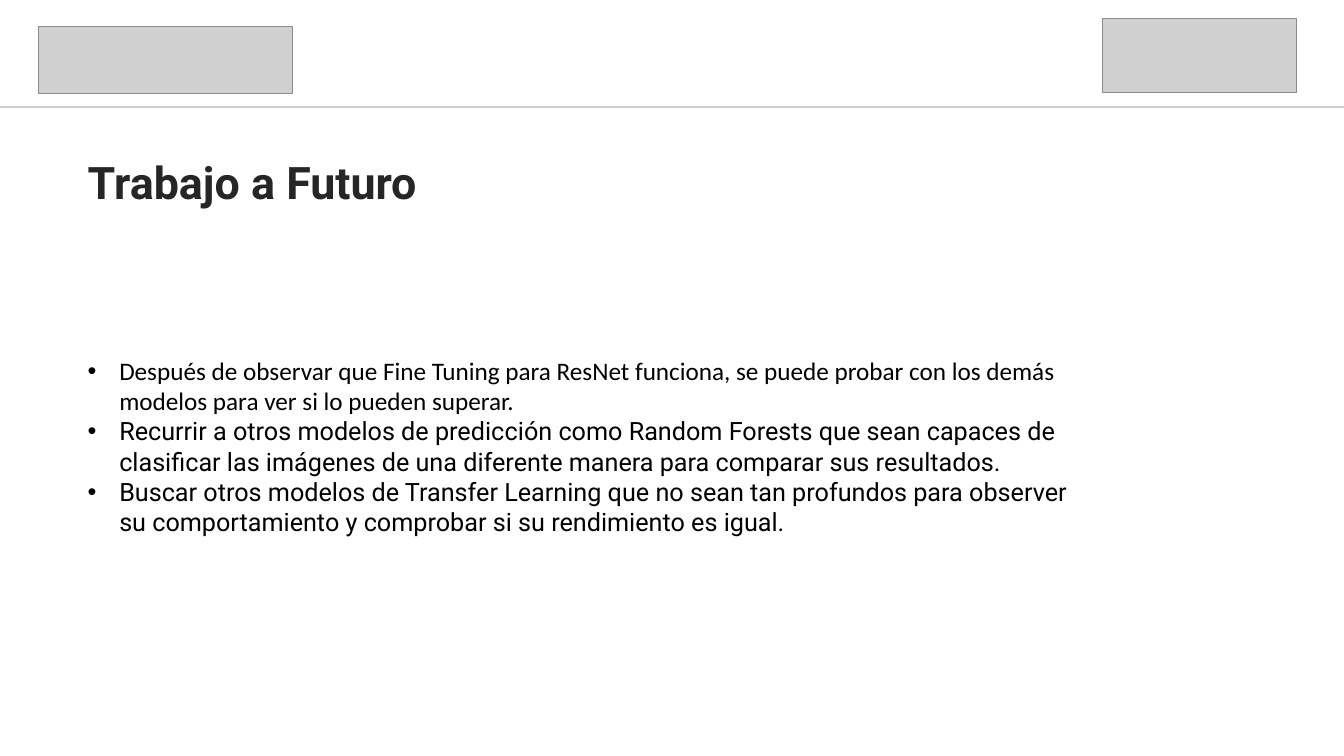
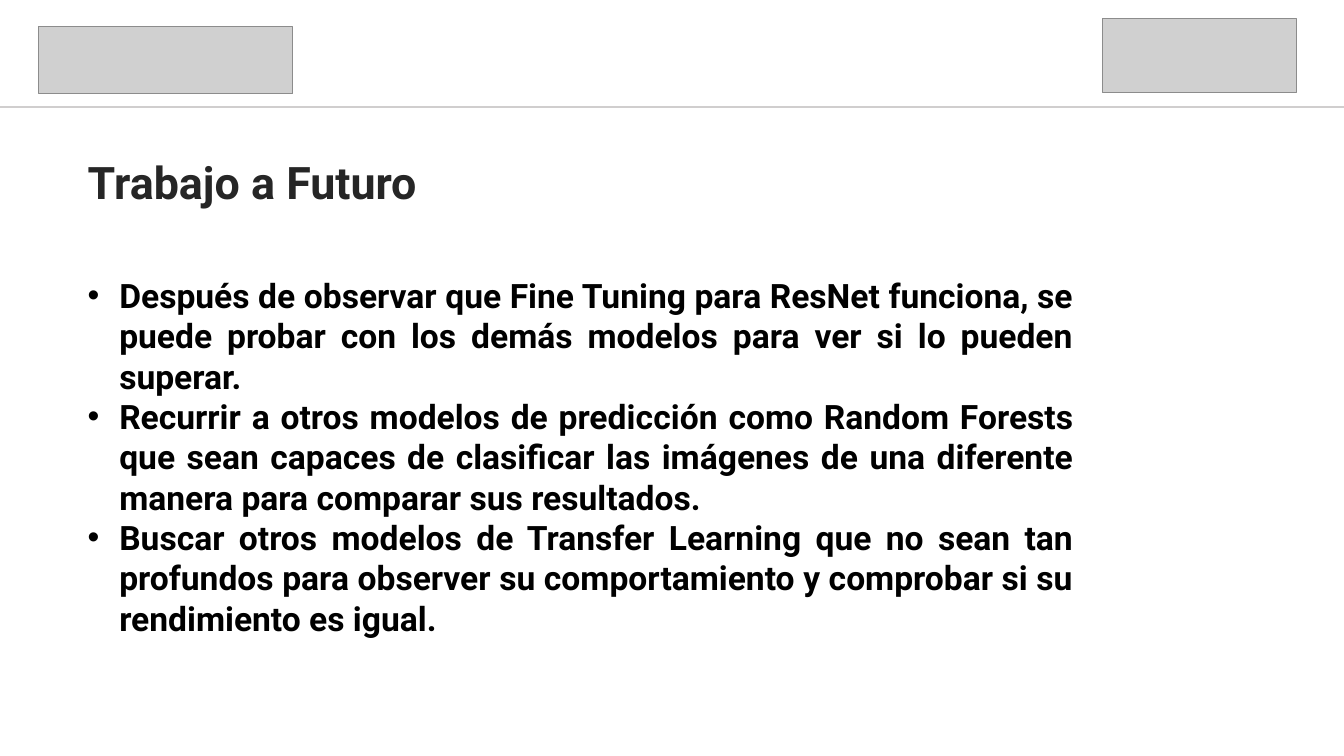
Before and after one commit to MalariaModels/SP1, a slide deck: slide 15 of PosterPresentation.pptx. Drawn at 1344x756 pixels with LibreOffice and Linux fonts; fonts in the diff are those of the drawing; grey boxes stand for pictures. Boxes give left, top, right and bottom in pixels: in the first picture for what was removed or moved away, otherwise in the second. Text is boxed around its words. In the diff, an @@ line names an element or a change of style, - is before the commit and + after.

```diff
--- a/PosterPresentation.pptx
+++ b/PosterPresentation.pptx
@@ text "Después de observar que Fine ...": place and size @@
-text "Después de observar que Fine ..." at box(119, 362, 1066, 537)
+text "Después de observar que Fine ..." at box(119, 282, 1073, 597)
@@ text "Después de observar que Fine ..." at box(119, 282, 1073, 597): size 18 to 24 pt, bold on; font Calibri to Roboto in "Después de observar que Fine Tuning para ..."; alignment left to justified @@
```
Also in this commit, not shown: 7 other slides changed, 1 other file.
